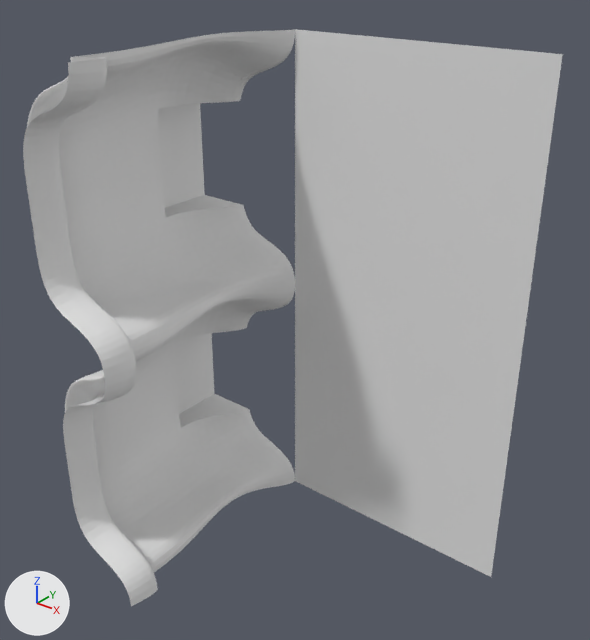
The OBJ model data/bmc/bmc_tiles/t_095.obj, before and after one commit.
Rendered twice from a 50 mm lens placed at (0.973, -1.217, 0.672), pointed at (0.158, -0.198, 0.04). Lighting does not change. The marker at lower left points along +X, +Y and +Z. Where no turn or scale is listed for an object, it has been applied to the vertices.

Names of what the first picture shows: 't_095'.
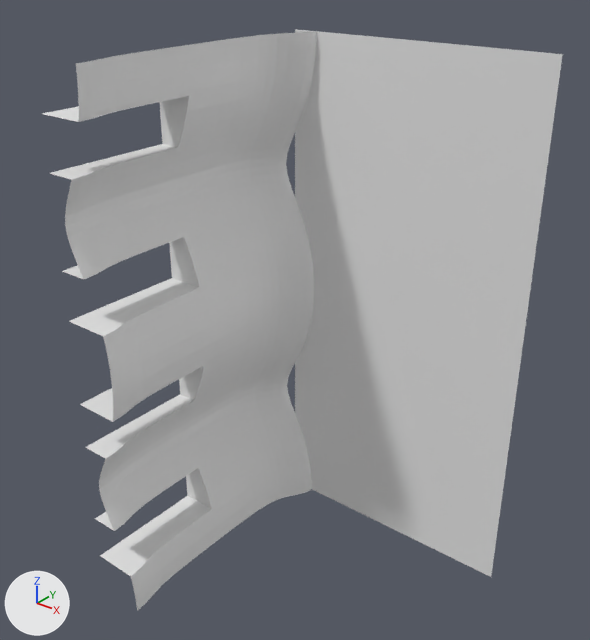
Pixel boxes (x1, y1, x2, y2) of what changed, in the pictures (590 x 640 px):
```json
{"object": "t_095", "change": "reshaped", "before": [23, 29, 563, 606], "after": [42, 29, 563, 611]}
{"part": 1, "of": "me_t_095", "change": "added", "after": [42, 31, 317, 611]}
{"part": 2, "of": "me_t_095", "change": "deleted", "before": [23, 29, 295, 606]}
```

Edits to the scene script, one JSON object a line:
```json
{"block": "me_t_095", "where": "# used by ob_t_095; location = (0.0, 0.0, 0.0)"}
{"op": "remove", "block": "me_t_095", "code": "me_t_095.from_pydata(...)  # 6125 vertices, 11928 faces; spans x -0.251..0.5, y -0.5..0.0, z -0.5..0.5"}
{"op": "add", "block": "me_t_095", "code": "me_t_095.from_pydata(...)  # 1189 vertices, 2216 faces; spans x -0.08..0.5, y -0.5..0.0, z -0.5..0.5"}
{"block": "me_t_095", "change": "me_t_095 part 1: a new loose piece of 1183 vertices spanning x -0.08..0.049, y -0.5..0.0, z -0.5..0.5"}
{"block": "me_t_095", "change": "me_t_095 part 2: 6119 vertices removed from x -0.251..0.008, y -0.5..0.0, z -0.5..0.5"}
```
